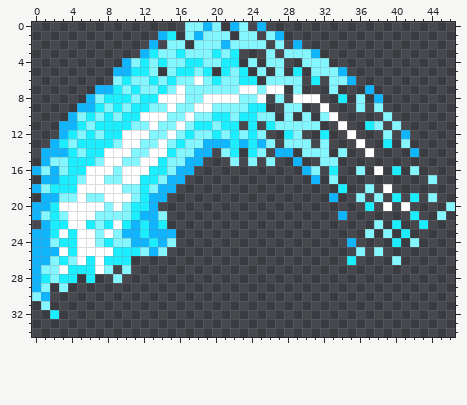
Pixel-art sprite, stored at core/assets/images/blade-flip-native-3.png. Above is the file before it was changed.
The file is 47x47 pixels. Shown: x 0..46, y 0..34.
The result:
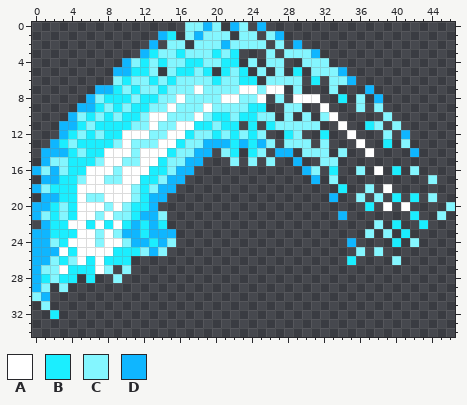
Palette (. is transparent): A #ffffff  B #1beeff  C #84f6ff  D #0fb6ff
The edit:
Changed rows in their new state; - is an unchanged pixel.
first column x 11:
 6 -------C--
 7 -----C-A--
 8 ---CC---CC
 9 -------C--
10 -C----CA--
11 ------A---
12 -----A----
13 C---A-----
14 -A--------
first column x 3:
18 -------A
19 BB------
20 CB------
21 -B---A--
22 ----A---
23 B-------
24 -A---AA-
Where, in picture pixels (left, top, right, bottom), the same in both pictures:
changed: (131, 76, 221, 157)
changed: (59, 184, 131, 247)
